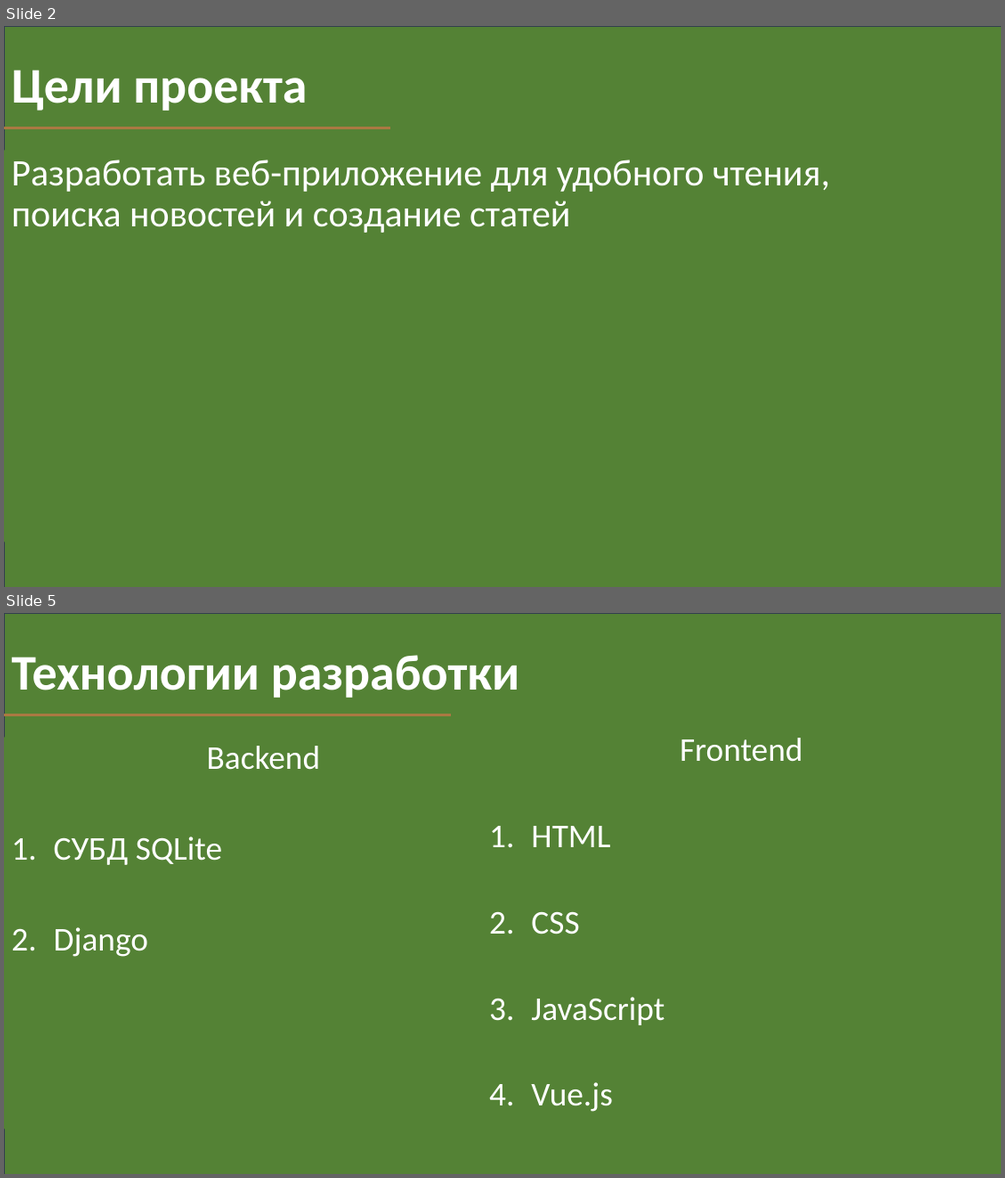
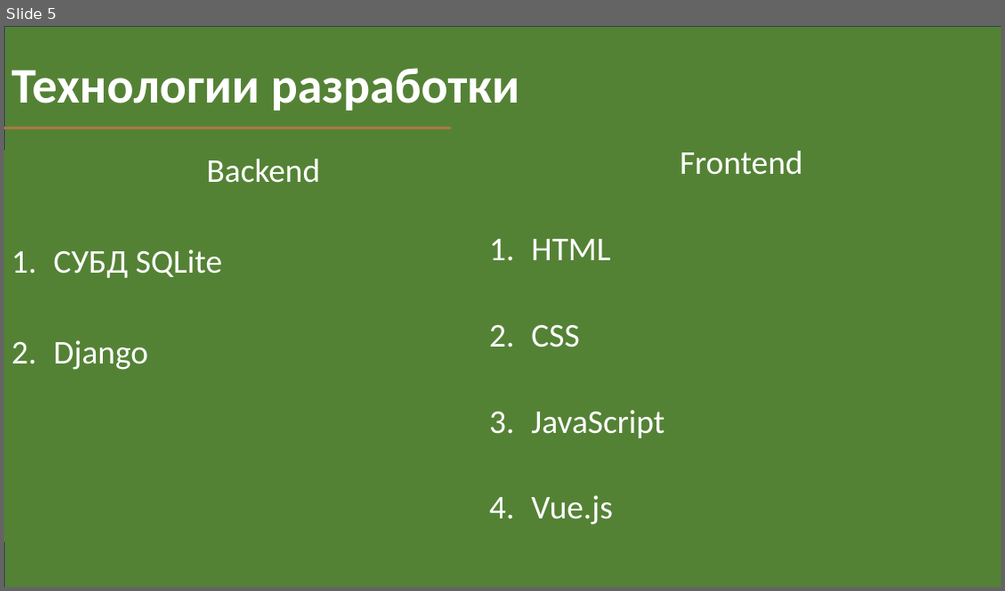
Before and after one commit to FDMan12/news-with-tags, a slide deck: Documentation/my_news_presentation.pptx. Shown one above the other, each under a label of ours: slides 2 and 5 before the commit, slide 5 after it; the slides between them are not shown. The pictures are 1005x1178 and 1005x591 pixels, drawn with LibreOffice and Linux fonts; fonts in the diff are those of the drawing. Boxes give left, top, right and bottom in pixels: in the first picture for what was removed or moved away, otherwise in the second. Text is boxed around its words. In the diff, an @@ line names an element or a change of style, - is before the commit and + after.

```diff
--- a/Documentation/my_news_presentation.pptx
+++ b/Documentation/my_news_presentation.pptx
@@ slide 2 removed at box(4, 26, 1001, 587), background #FFFFFF @@
@@ rectangle removed at box(4, 26, 1001, 587) @@
@@ title removed at box(11, 70, 307, 111) @@
-Цели проекта
@@ line removed from (4, 127) to (390, 127) @@
@@ subtitle removed at box(11, 160, 830, 232) @@
-Разработать веб-приложение для удобного чтения, поиска новостей и создание статей
```
Also in this commit, not shown: 3 slides changed, 6 slides added, 5 other slides removed, 1 other file.
